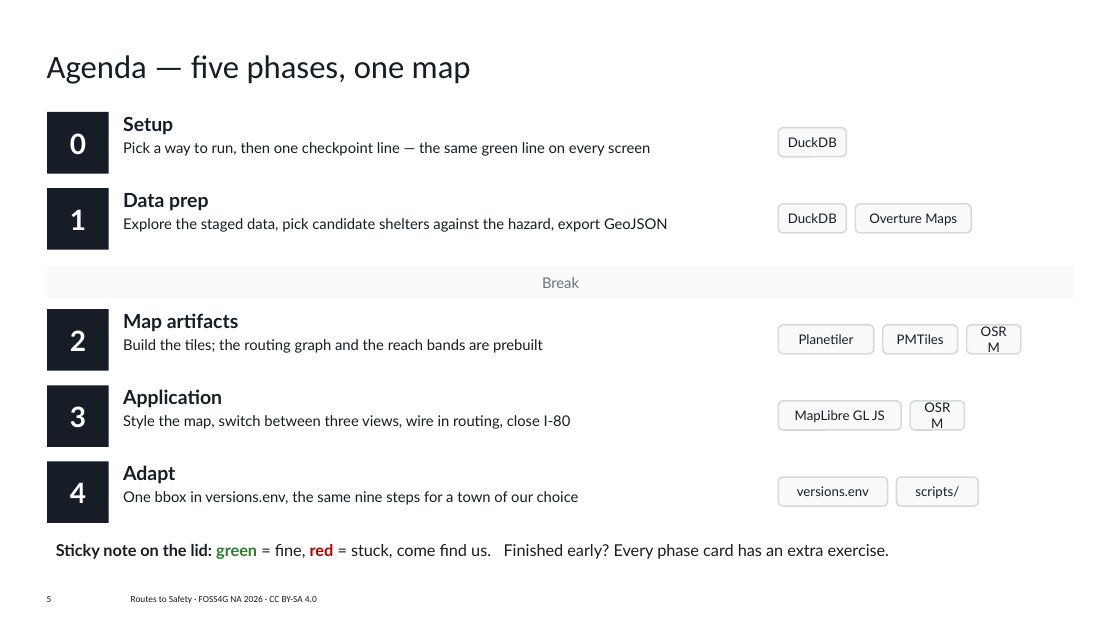
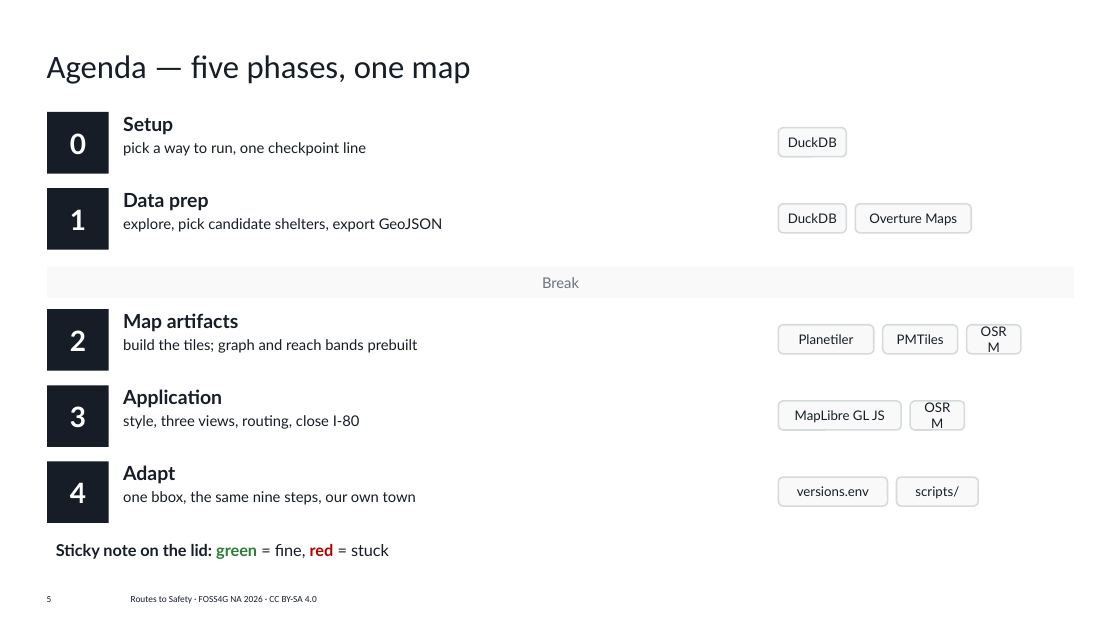
Before and after one commit to vishal4c/routes-to-safety-workshop, a slide deck: slide 5 of deck/Routes-to-Safety-FOSS4G-NA-2026.pptx. Drawn at 1120x630 pixels with LibreOffice and Linux fonts; fonts in the diff are those of the drawing; background and template pictures are left out. Boxes give left, top, right and bottom in pixels: in the first picture for what was removed or moved away, otherwise in the second. Text is boxed around its words. In the diff, an @@ line names an element or a change of style, - is before the commit and + after.

```diff
--- a/deck/Routes-to-Safety-FOSS4G-NA-2026.pptx
+++ b/deck/Routes-to-Safety-FOSS4G-NA-2026.pptx
@@ text at (123,142,366,156): text changed @@
-Pick a way to run, then one checkpoint line — the same green line on every screen
+pick a way to run, one checkpoint line
@@ text at (123,218,443,232): text changed @@
-Explore the staged data, pick candidate shelters against the hazard, export GeoJSON
+explore, pick candidate shelters, export GeoJSON
@@ text at (123,339,418,353): text changed @@
-Build the tiles; the routing graph and the reach bands are prebuilt
+build the tiles; graph and reach bands prebuilt
@@ text at (123,415,360,429): text changed @@
-Style the map, switch between three views, wire in routing, close I-80
+style, three views, routing, close I-80
@@ text at (123,491,416,505): text changed @@
-One bbox in versions.env, the same nine steps for a town of our choice
+one bbox, the same nine steps, our own town
@@ text at (56,544,389,559): text changed; bold on @@
-Sticky note on the lid: green = fine, red = stuck, come find us. Finished early? Every phase card has an extra exercise.
+Sticky note on the lid: green = fine, red = stuck
```
Also in this commit, not shown: 21 other slides changed, 1 other file.
